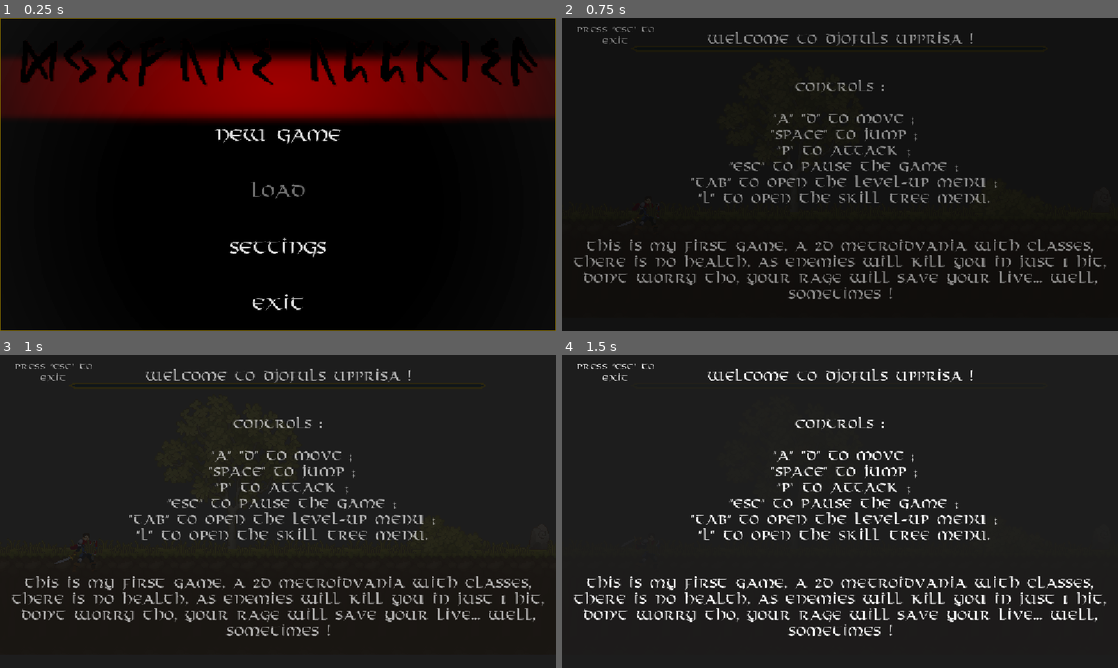
Above: before the commit, frames 1-4 (two rows, left to right).
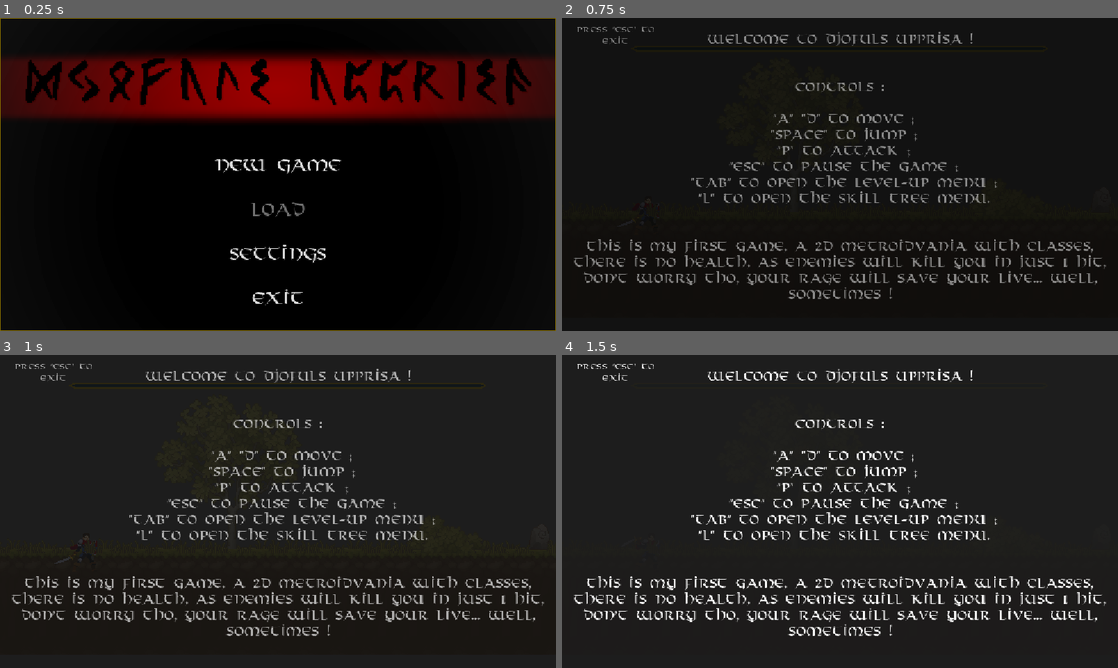
Above: after the commit, the same moments.

Repository: Leasx111/Tiofus-Ubrisa
Game: Godot game, scene res://scenes/Menus and Death Screen/Menus/main_menu.tscn
The game is run twice, just before and just after one commit, with the same random seed, the same clock (stepped at 60 frames per second) and the same inputs.
Inputs (mouse positions are in pixels of both pictures, inside the frame that each line leads up to):
- Up to frame 1 (0.25 s): no input
- Up to frame 2 (0.75 s): click "New Game" at 0.5 s
- Up to frame 3 (1 s): no input
- Up to frame 4 (1.5 s): tap Enter (save) at 1.25 s; move the mouse to (962, 495) at 1.27 s; hold D (move_right) from 1.28 s (still down); tap P (attack) at 1.35 s

The runs differ from the first frame. In frame 1, 6.3% of the frame differs, in the area x 3-97%, y 11-94%; in frame 2, 0.1%; in frame 3, 0.2%; in frame 4, 0.2%.

Commit message:
changed font

Diff:
--- a/scenes/Menus and Death Screen/Menus/main_menu.tscn
+++ b/scenes/Menus and Death Screen/Menus/main_menu.tscn
@@ -12,7 +12,7 @@
 
 [sub_resource type="LabelSettings" id="LabelSettings_wu84c"]
 font = ExtResource("1_ekxnf")
-font_size = 180
+font_size = 100
 font_color = Color(0, 0, 0, 1)
 shadow_size = 5
 shadow_color = Color(0.22225618, 2.4215785e-07, 9.62615e-08, 0.19607843)
@@ -44,16 +44,18 @@
 
 [node name="Title" type="Label" parent="VBoxContainer" unique_id=864729228]
 z_index = 1
+custom_minimum_size = Vector2(0, 266)
 layout_mode = 2
 size_flags_vertical = 1
-text = "Djofuls Upprisa"
+text = "Djofuls  Upprisa"
 label_settings = SubResource("LabelSettings_wu84c")
 horizontal_alignment = 1
 vertical_alignment = 1
 
 [node name="VBoxContainer" type="VBoxContainer" parent="VBoxContainer" unique_id=7929339]
 layout_mode = 2
-size_flags_vertical = 3
+size_flags_vertical = 2
+theme_override_constants/separation = 24
 
 [node name="NewGame" type="Button" parent="VBoxContainer/VBoxContainer" unique_id=1579100987]
 layout_mode = 2
--- a/scenes/Menus and Death Screen/Menus/tutorial.tscn
+++ b/scenes/Menus and Death Screen/Menus/tutorial.tscn
@@ -29,7 +29,7 @@
 layout_mode = 0
 offset_right = 1152.0
 offset_bottom = 648.0
-text = "Welcome to Djofuls Upprisa !
+text = "Welcome to djofuls Upprisa !
 
 
 Controls :
@@ -42,7 +42,7 @@
  \"l\" to open the skill tree menu.
 
 
-this is my first game, a 2D metroidvania with classes, there is no health, as enemies will kill you in just 1 hit, don't worry tho, your rage will save your live... well, sometimes !
+this is my first game, a 2d metroidvania with classes, there is no health, as enemies will kill you in just 1 hit, don't worry tho, your rage will save your live... well, sometimes !
  "
 label_settings = SubResource("LabelSettings_41ecp")
 horizontal_alignment = 1
Binary file changed: assets/Fonts/PixelderFuthark.ttf
Binary file changed: assets/Fonts/Viking.ttf
